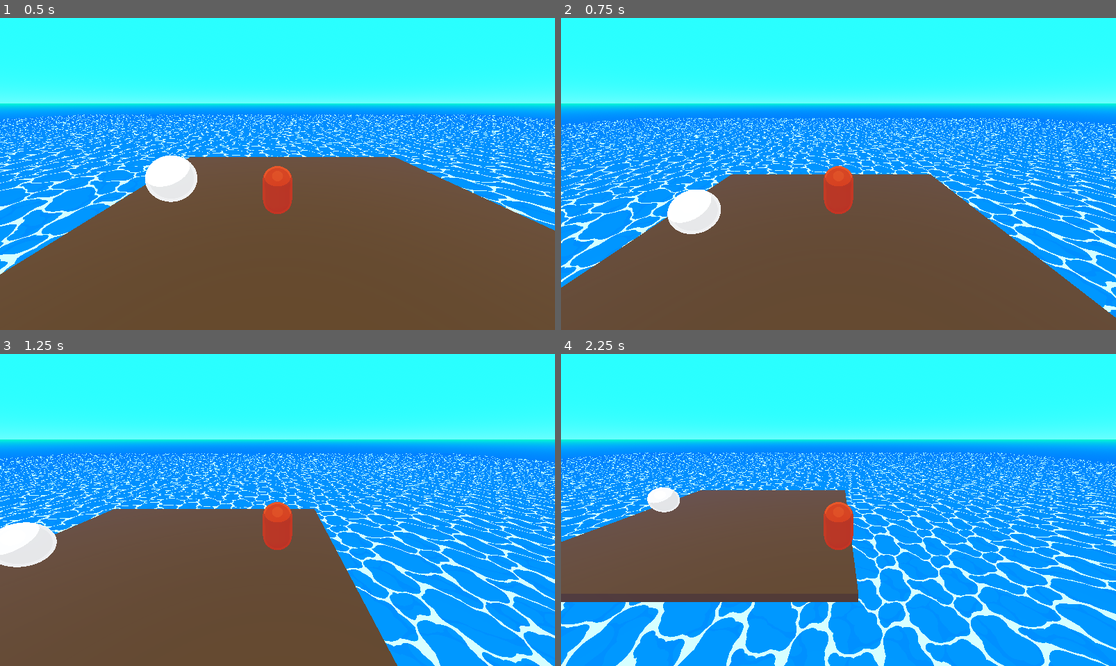
Above: before the commit, frames 1-4 (two rows, left to right).
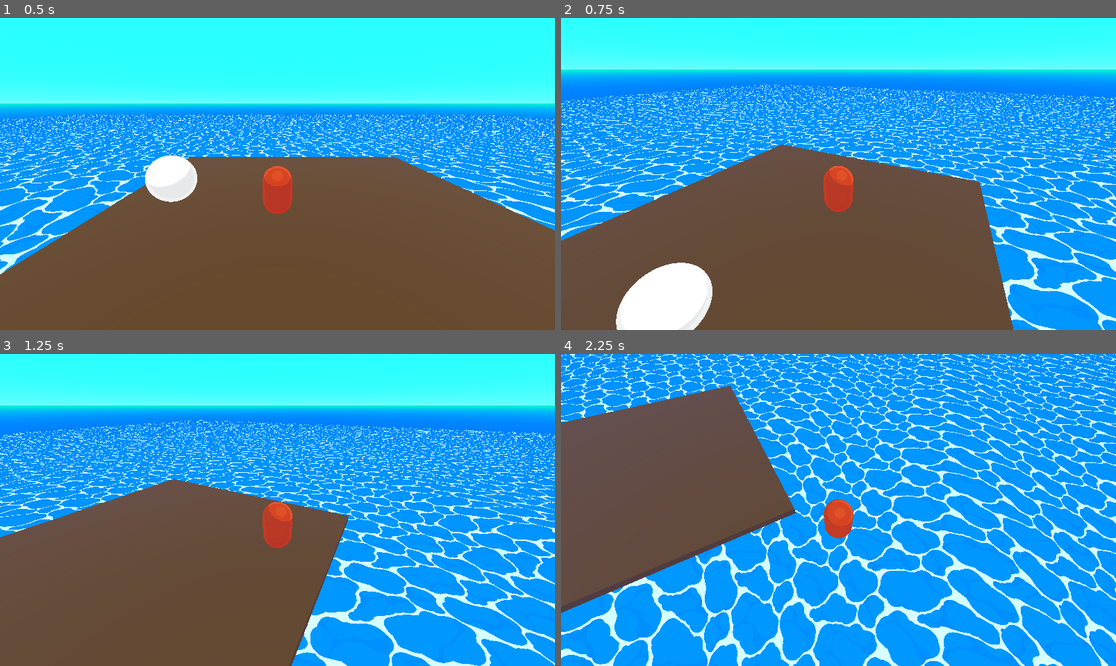
Above: after the commit, the same moments.

Repository: alizardguy/BoatGame
Game: Godot game, scene res://Scenes/Levels/debug_level.tscn
Two runs of this game, one before a commit and one after it. Both use one fixed random seed, a clock stepped at 60 frames per second and the inputs below.
Inputs (mouse positions are in pixels of both pictures, inside the frame that each line leads up to):
- Up to frame 1 (0.5 s): no input
- Up to frame 2 (0.75 s): tap Enter (ui_accept) at 0.5 s; move the mouse to (960, 158) at 0.52 s; hold D (move_right) from 0.53 s (still down); right-click (960, 158) at 0.6 s
- Up to frame 3 (1.25 s): keep holding D (move_right); tap Enter (ui_accept) at 0.77 s; tap = (camera_zoom_in, bound only before the commit) at 0.8 s
- Up to frame 4 (2.25 s): move the mouse to (727, 525) at 1.27 s; release D (move_right) at 1.28 s; hold S (move_down) 1.28-2.03 s; tap = (camera_zoom_in, bound only before the commit) at 1.35 s; tap Enter (ui_accept) at 1.52 s; tap - (camera_zoom_out, bound only before the commit) at 1.55, 2.1 s; move the mouse to (894, 441) at 2.02 s; hold D (move_right) from 2.03 s (still down)

Frame 1 is identical in both runs. In frame 2, 38% of the frame differs, in the area x 0-100%, y 11-100%; in frame 3, 35%; in frame 4, 58%, in the area x 0-100%, y 0-100%.

Commit message:
very basic movement script
Super simple movement

Diff:
--- a/src/Scenes/Prefabs/Player.tscn
+++ b/src/Scenes/Prefabs/Player.tscn
@@ -1,8 +1,8 @@
-[gd_scene load_steps=7 format=3 uid="uid://xdrva8gcannv"]
+[gd_scene load_steps=7 format=3 uid="uid://dl85ec2cwq75b"]
 
 [ext_resource type="Script" path="res://Scripts/PlayerScripts/Player.gd" id="1_ayc0t"]
 [ext_resource type="Shader" path="res://Assets/Shaders/basicToon.gdshader" id="1_b6a1p"]
-[ext_resource type="Script" path="res://Scripts/PlayerScripts/CameraGimbal.gd" id="3_7hal2"]
+[ext_resource type="Script" path="res://Scripts/PlayerScripts/CameraOrbit.gd" id="3_yl8ni"]
 
 [sub_resource type="CapsuleShape3D" id="CapsuleShape3D_pm4tw"]
 radius = 0.3
@@ -35,9 +35,9 @@
 [node name="visual" type="MeshInstance3D" parent="Capsule Collider"]
 mesh = SubResource("CapsuleMesh_6tewa")
 
-[node name="CameraGimbal" type="Node3D" parent="."]
+[node name="CameraOrbit" type="Node3D" parent="."]
 transform = Transform3D(1, 0, 0, 0, 0.944313, 0.329048, 0, -0.329048, 0.944313, 0, 0.35, 0)
-script = ExtResource("3_7hal2")
+script = ExtResource("3_yl8ni")
 
-[node name="Camera3D" type="Camera3D" parent="CameraGimbal"]
+[node name="Camera3D" type="Camera3D" parent="CameraOrbit"]
 transform = Transform3D(1, 0, 0, 0, 1, 2.98023e-08, 0, -2.98023e-08, 1, 0, 2.38419e-07, 4)
--- a/src/Scripts/PlayerScripts/CameraGimbal.gd
+++ /dev/null
@@ -1,36 +0,0 @@
-extends Node3D
-
-var rotating = false;
-
-var prev_mouse_position;
-var next_mouse_position;
-
-var xChange = 0;
-
-
-func _process(delta):
-	# Camera pan
-	if (Input.is_action_just_pressed("camera_drag_click")):
-		rotating = true;
-		prev_mouse_position = get_viewport().get_mouse_position()
-	if (Input.is_action_just_released("camera_drag_click")):
-		rotating = false;
-#		print(rotation.x)
-	if rotating:
-		next_mouse_position = get_viewport().get_mouse_position()
-		xChange = (next_mouse_position.y - prev_mouse_position.y) * .1 * delta
-		rotate_x(-xChange);
-		if rotation.x < -1.466:
-			rotation.x = -1.466
-		elif rotation.x > 0.224:
-			rotation.x = 0.224;
-		# rotate_y((next_mouse_position.x - prev_mouse_position.x) * .1 * delta) look left and right
-		prev_mouse_position = next_mouse_position
-	# camera zoom
-	if (Input.is_action_just_pressed("camera_zoom_in")):
-		print("zoomIn")
-	if (Input.is_action_just_pressed("camera_zoom_out")):
-		print("zoomOut")
-	# reset zoom
-	if (Input.is_action_just_pressed("camera_zoom_reset")):
-		print("resetZoom")
--- /dev/null
+++ b/src/Scripts/PlayerScripts/CameraOrbit.gd
@@ -0,0 +1,31 @@
+extends Node3D
+
+# camera setting vars
+var lookSensitivity : float = 15.0;
+var minLookAngle : float = -55.0;
+var maxLookAngle : float = 20.0;
+
+# proccessing vars
+var mouseDelta : Vector2 = Vector2();
+
+@onready var player = get_parent();
+
+func _ready():
+
+	Input.set_mouse_mode(Input.MOUSE_MODE_CAPTURED);
+
+func _input(event):
+
+	if event is InputEventMouseMotion:
+		mouseDelta = event.relative;
+
+func _process(delta):
+
+	var rot = Vector3(mouseDelta.y, mouseDelta.x, 0) * lookSensitivity * delta;
+
+	rotation_degrees.x += rot.x;
+	rotation_degrees.x = clamp(rotation_degrees.x, minLookAngle, maxLookAngle);
+
+	player.rotation_degrees.y -= rot.y;
+
+	mouseDelta = Vector2(); #Clear out mouseDelta
--- a/src/Scripts/PlayerScripts/Player.gd
+++ b/src/Scripts/PlayerScripts/Player.gd
@@ -1,12 +1,24 @@
 extends CharacterBody3D
 
+# Player locomotion vars
+var currentSpeed : float = 0;
+const walkSpeed : float = 5.0;
+const runSpeed : float = 7.0;
+const JUMP_VELOCITY : float = 4.5;
 
-const SPEED = 5.0
-const JUMP_VELOCITY = 4.5
+# Player combat vars
+var currentHp : int = 100;
+var maxHp : int = 100;
+var damage : int = 10;
+
+var attackRate : float = 0.3;
+var lastAttackTime : int = 0;
 
 # Get the gravity from the project settings to be synced with RigidBody nodes.
 var gravity = ProjectSettings.get_setting("physics/3d/default_gravity")
 
+func _ready():
+	currentSpeed = walkSpeed;
 
 func _physics_process(delta):
 	# Add the gravity.
@@ -22,10 +34,10 @@
 	var input_dir = Input.get_vector("move_left", "move_right", "move_up", "move_down")
 	var direction = (transform.basis * Vector3(input_dir.x, 0, input_dir.y)).normalized()
 	if direction:
-		velocity.x = direction.x * SPEED
-		velocity.z = direction.z * SPEED
+		velocity.x = direction.x * currentSpeed
+		velocity.z = direction.z * currentSpeed
 	else:
-		velocity.x = move_toward(velocity.x, 0, SPEED)
-		velocity.z = move_toward(velocity.z, 0, SPEED)
+		velocity.x = move_toward(velocity.x, 0, currentSpeed);
+		velocity.z = move_toward(velocity.z, 0, currentSpeed);
 
 	move_and_slide()
--- a/src/project.godot
+++ b/src/project.godot
@@ -42,26 +42,9 @@
 "events": [Object(InputEventKey,"resource_local_to_scene":false,"resource_name":"","device":-1,"window_id":0,"alt_pressed":false,"shift_pressed":false,"ctrl_pressed":false,"meta_pressed":false,"pressed":false,"keycode":0,"physical_keycode":68,"key_label":0,"unicode":100,"echo":false,"script":null)
 ]
 }
-camera_drag_click={
+move_jump={
 "deadzone": 0.5,
-"events": [Object(InputEventMouseButton,"resource_local_to_scene":false,"resource_name":"","device":-1,"window_id":0,"alt_pressed":false,"shift_pressed":false,"ctrl_pressed":false,"meta_pressed":false,"button_mask":0,"position":Vector2(0, 0),"global_position":Vector2(0, 0),"factor":1.0,"button_index":2,"pressed":false,"double_click":false,"script":null)
-]
-}
-camera_zoom_in={
-"deadzone": 0.5,
-"events": [Object(InputEventKey,"resource_local_to_scene":false,"resource_name":"","device":-1,"window_id":0,"alt_pressed":false,"shift_pressed":false,"ctrl_pressed":false,"meta_pressed":false,"pressed":false,"keycode":0,"physical_keycode":61,"key_label":0,"unicode":61,"echo":false,"script":null)
-, Object(InputEventMouseButton,"resource_local_to_scene":false,"resource_name":"","device":-1,"window_id":0,"alt_pressed":false,"shift_pressed":false,"ctrl_pressed":false,"meta_pressed":false,"button_mask":0,"position":Vector2(0, 0),"global_position":Vector2(0, 0),"factor":1.0,"button_index":4,"pressed":false,"double_click":false,"script":null)
-]
-}
-camera_zoom_out={
-"deadzone": 0.5,
-"events": [Object(InputEventKey,"resource_local_to_scene":false,"resource_name":"","device":-1,"window_id":0,"alt_pressed":false,"shift_pressed":false,"ctrl_pressed":false,"meta_pressed":false,"pressed":false,"keycode":0,"physical_keycode":45,"key_label":0,"unicode":45,"echo":false,"script":null)
-, Object(InputEventMouseButton,"resource_local_to_scene":false,"resource_name":"","device":-1,"window_id":0,"alt_pressed":false,"shift_pressed":false,"ctrl_pressed":false,"meta_pressed":false,"button_mask":0,"position":Vector2(0, 0),"global_position":Vector2(0, 0),"factor":1.0,"button_index":5,"pressed":false,"double_click":false,"script":null)
-]
-}
-camera_zoom_reset={
-"deadzone": 0.5,
-"events": [Object(InputEventMouseButton,"resource_local_to_scene":false,"resource_name":"","device":-1,"window_id":0,"alt_pressed":false,"shift_pressed":false,"ctrl_pressed":false,"meta_pressed":false,"button_mask":0,"position":Vector2(0, 0),"global_position":Vector2(0, 0),"factor":1.0,"button_index":3,"pressed":false,"double_click":false,"script":null)
+"events": [Object(InputEventKey,"resource_local_to_scene":false,"resource_name":"","device":-1,"window_id":0,"alt_pressed":false,"shift_pressed":false,"ctrl_pressed":false,"meta_pressed":false,"pressed":false,"keycode":0,"physical_keycode":32,"key_label":0,"unicode":32,"echo":false,"script":null)
 ]
 }
 
Not shown: 1 places in src/Scenes/Levels/debug_level.tscn that only renumber resources
